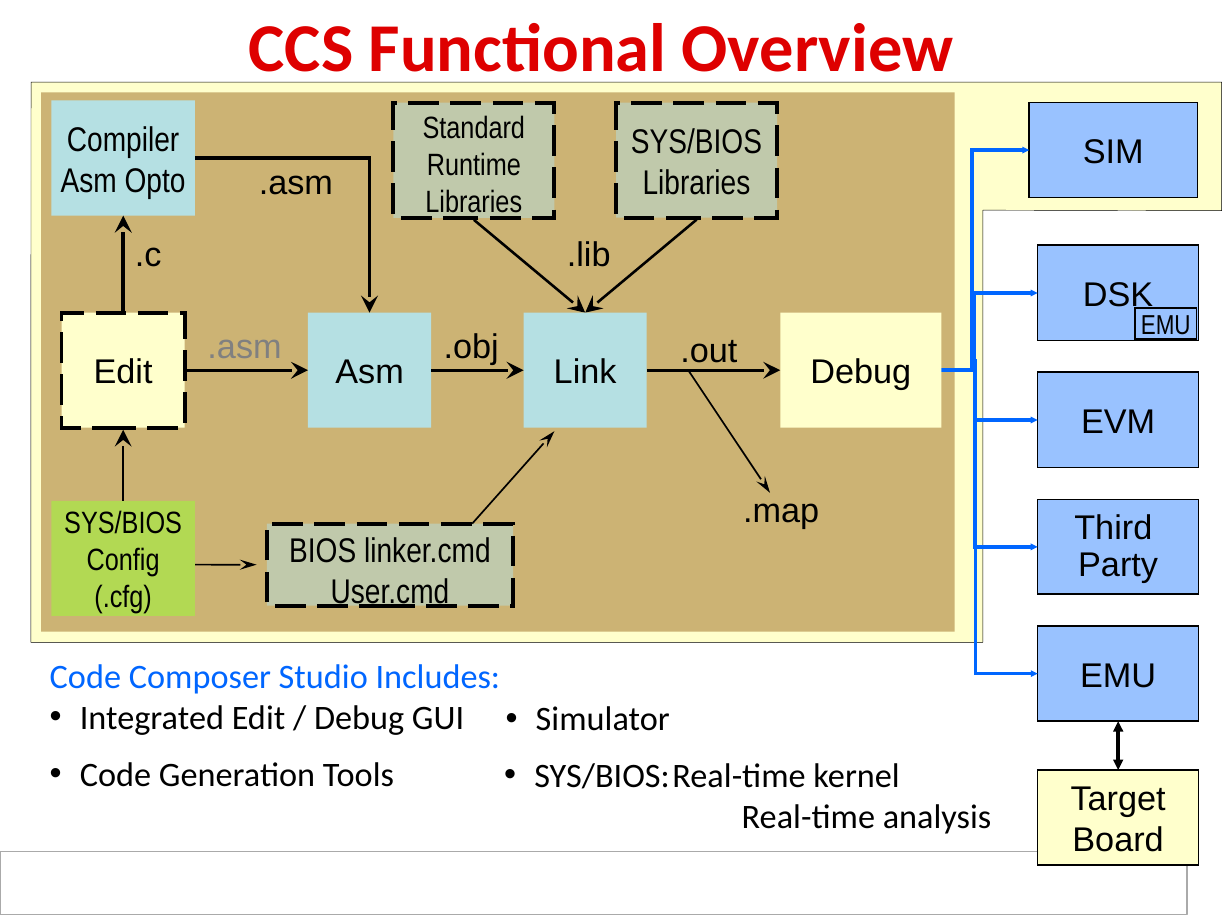
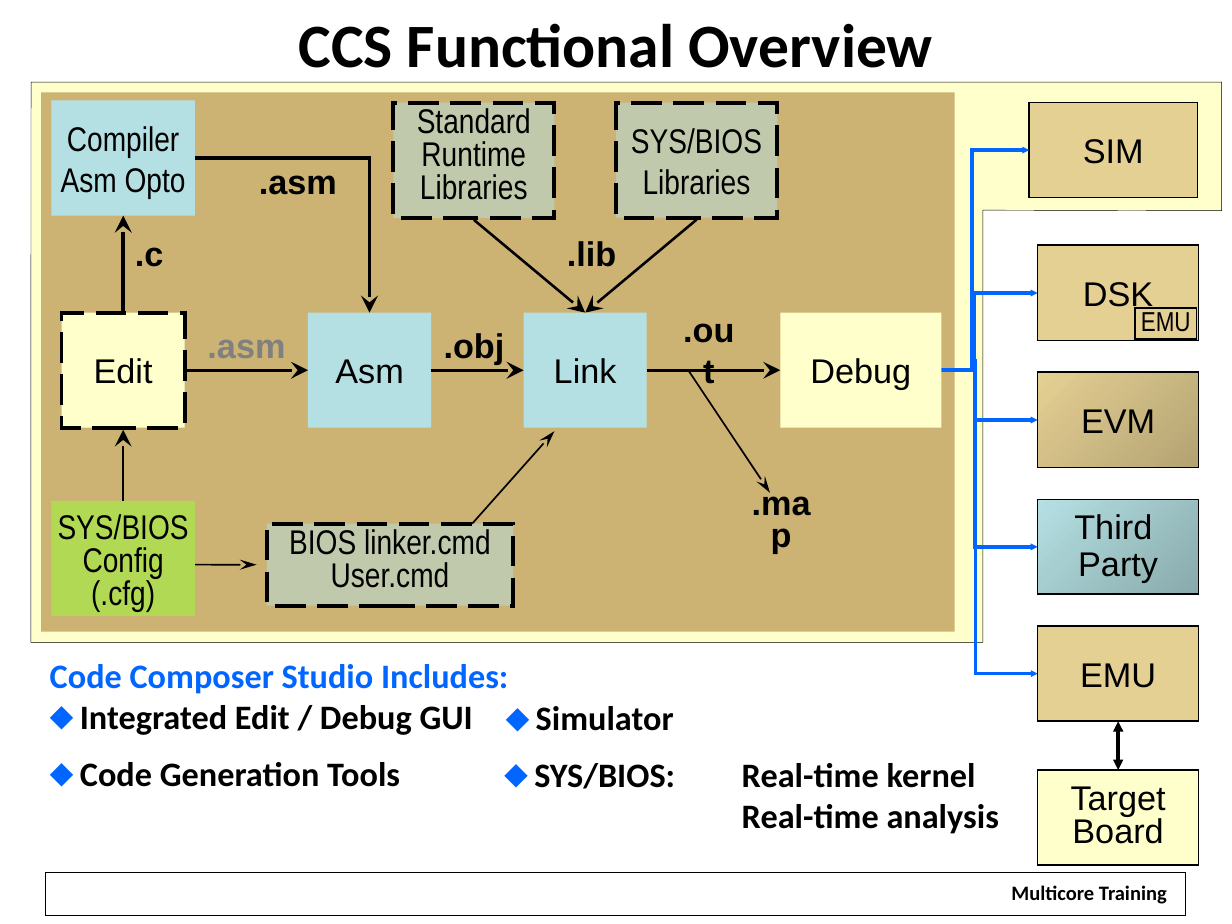
Before and after one commit to hari1989/keystone-workshop, a slide deck: slide 4 of slides/Intro to CCSv5.pptx. Drawn at 1232x924 pixels with LibreOffice and Linux fonts; fonts in the diff are those of the drawing; background and template pictures are left out. Boxes give left, top, right and bottom in pixels: in the first picture for what was removed or moved away, otherwise in the second. Text is boxed around its words. In the diff, an @@ line names an element or a change of style, - is before the commit and + after.

```diff
--- a/slides/Intro to CCSv5.pptx
+++ b/slides/Intro to CCSv5.pptx
@@ title "CCS Functional Overview": place and size @@
-title "CCS Functional Overview" at (249,23,953,88)
+title "CCS Functional Overview" at (299,23,932,68)
@@ title "CCS Functional Overview" at (299,23,932,68): size 40 to 36 pt, text colour #DE0000 to #000000; line spacing 0.85 to 1; vertical alignment middle to top @@
@@ rectangle "Standard Runtime Libraries" at (393,102,554,218): size 18 to 20 pt; line spacing 1 to 0.8 @@
@@ bold on in 6 elements at (678,329,740,370), (567,241,616,267), (135,247,164,267), (207,340,285,358), (444,333,505,365), (259,175,337,195) @@
@@ rectangle "EMU" at (1135,308,1196,339): line spacing 1 to 0.8; more space between paragraphs @@
@@ rectangle "EVM" at (1037,372,1199,467): fill #99C2FF to gradient #E5D093 to #CEBC85 @@
@@ rectangle "SYS/BIOS" at (52,501,196,616): size 18 to 20 pt; line spacing 1 to 0.8 @@
@@ text ".map" at (729,483,834,529): bold on; line spacing 1 to 0.8 @@
@@ rectangle "Third" at (1037,499,1199,594): fill #99C2FF to gradient #B5E0E3 to #A1C7CA @@
@@ rectangle "BIOS linker.cmd" at (267,524,514,606): line spacing 1 to 0.8 @@
@@ fill #99C2FF to #E5D093 in 3 elements at (1029,102,1198,197), (1037,245,1199,340), (1037,626,1199,721) @@
@@ bold on; bullet • to ⬥ in 4 elements at (536,706,674,731), (50,664,508,735), (534,763,999,834), (80,762,400,787) @@
@@ rectangle "Target Board" at (1037,770,1199,865): line spacing 1 to 0.8 @@
@@ rectangle removed at (0,851,1188,914) @@
@@ rectangle: place and size @@
-rectangle at (6,853,1184,914)
+rectangle at (46,872,1186,915)
@@ rectangle at (46,872,1186,915): fill #FFFFFF to none; outline none to #000000 0.75 pt @@
@@ text added at (1011,885,1167,904), 12 pt, text #000000, bold @@
+Multicore Training
```
Also in this commit, not shown: 18 other slides changed, 4 slides added, 4 slides removed, 2 other files.
